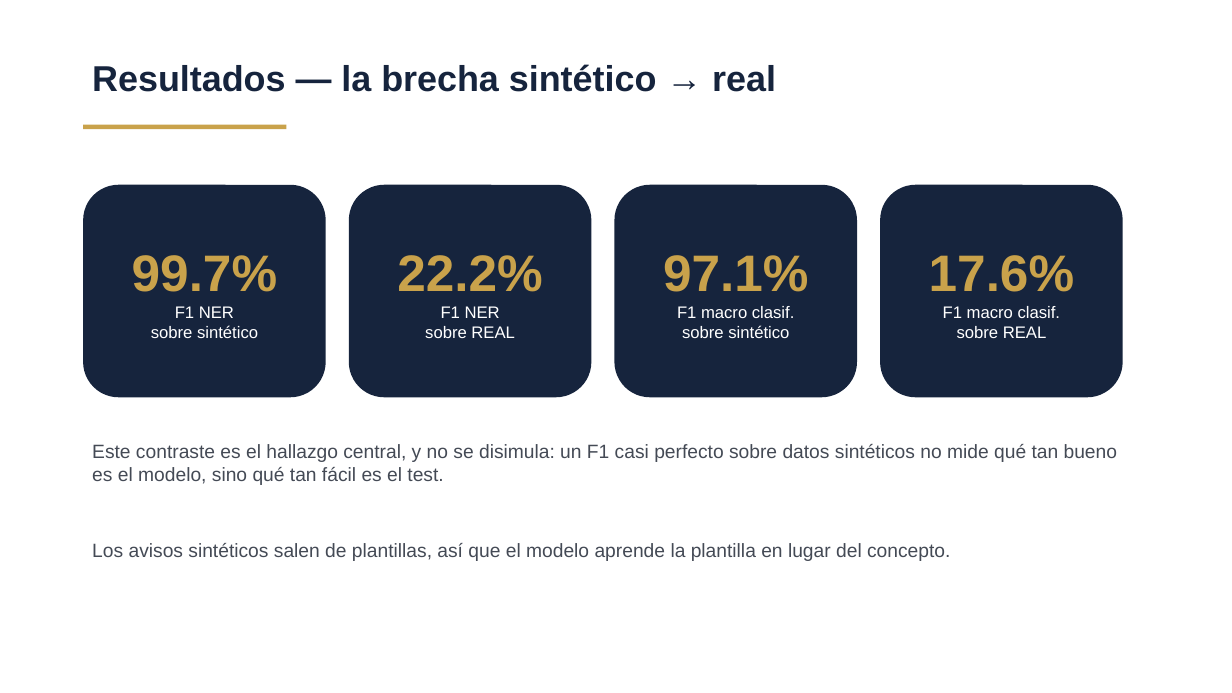
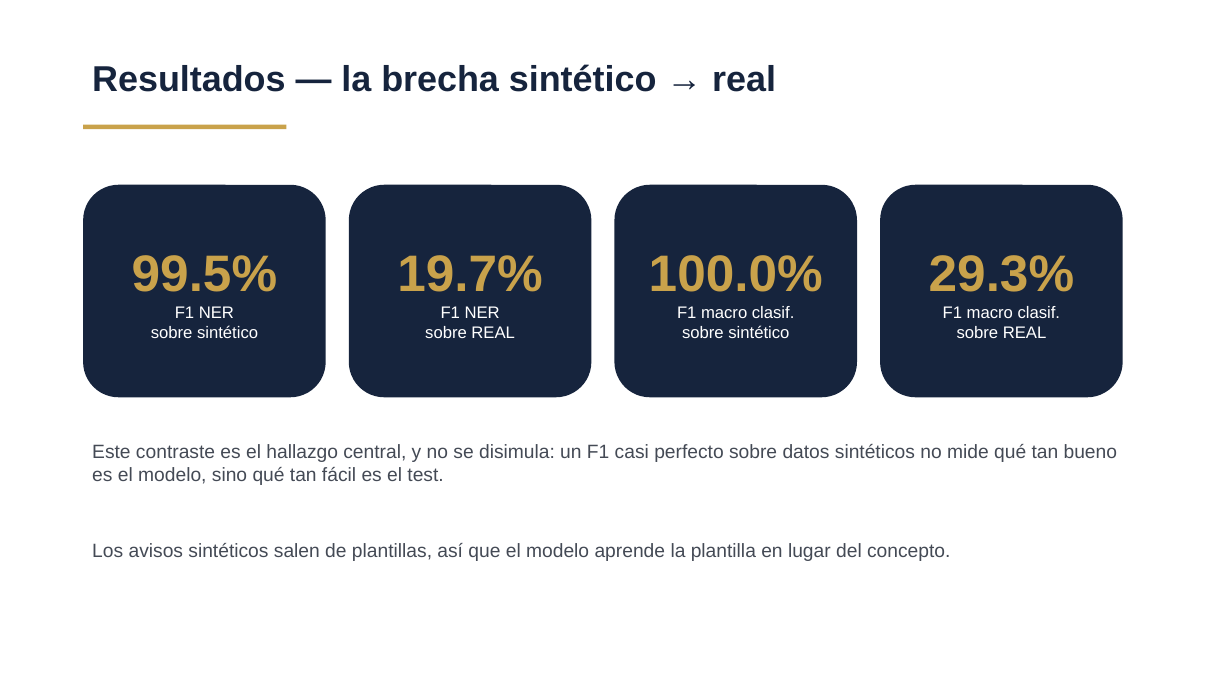
Before and after one commit to jvassarotto/agente-nlp-inmobiliario-caba, a slide deck: slide 7 of entregables/TP_Final_Deep_Learning_Vassarotto.pptx. Drawn at 1232x693 pixels with LibreOffice and Linux fonts; fonts in the diff are those of the drawing. Boxes give left, top, right and bottom in pixels: in the first picture for what was removed or moved away, otherwise in the second. Text is boxed around its words. In the diff, an @@ line names an element or a change of style, - is before the commit and + after.

```diff
--- a/entregables/TP_Final_Deep_Learning_Vassarotto.pptx
+++ b/entregables/TP_Final_Deep_Learning_Vassarotto.pptx
@@ text in rounded rectangle at (x1=132, y1=255, x2=277, y2=292): text changed @@
-99.7%
+99.5%
@@ text in rounded rectangle at (x1=397, y1=255, x2=542, y2=292): text changed @@
-22.2%
+19.7%
@@ text in rounded rectangle at (x1=649, y1=255, x2=823, y2=292): text changed @@
-97.1%
+100.0%
@@ text in rounded rectangle at (x1=929, y1=255, x2=1074, y2=292): text changed @@
-17.6%
+29.3%
```
Also in this commit, not shown: 10 other files.
